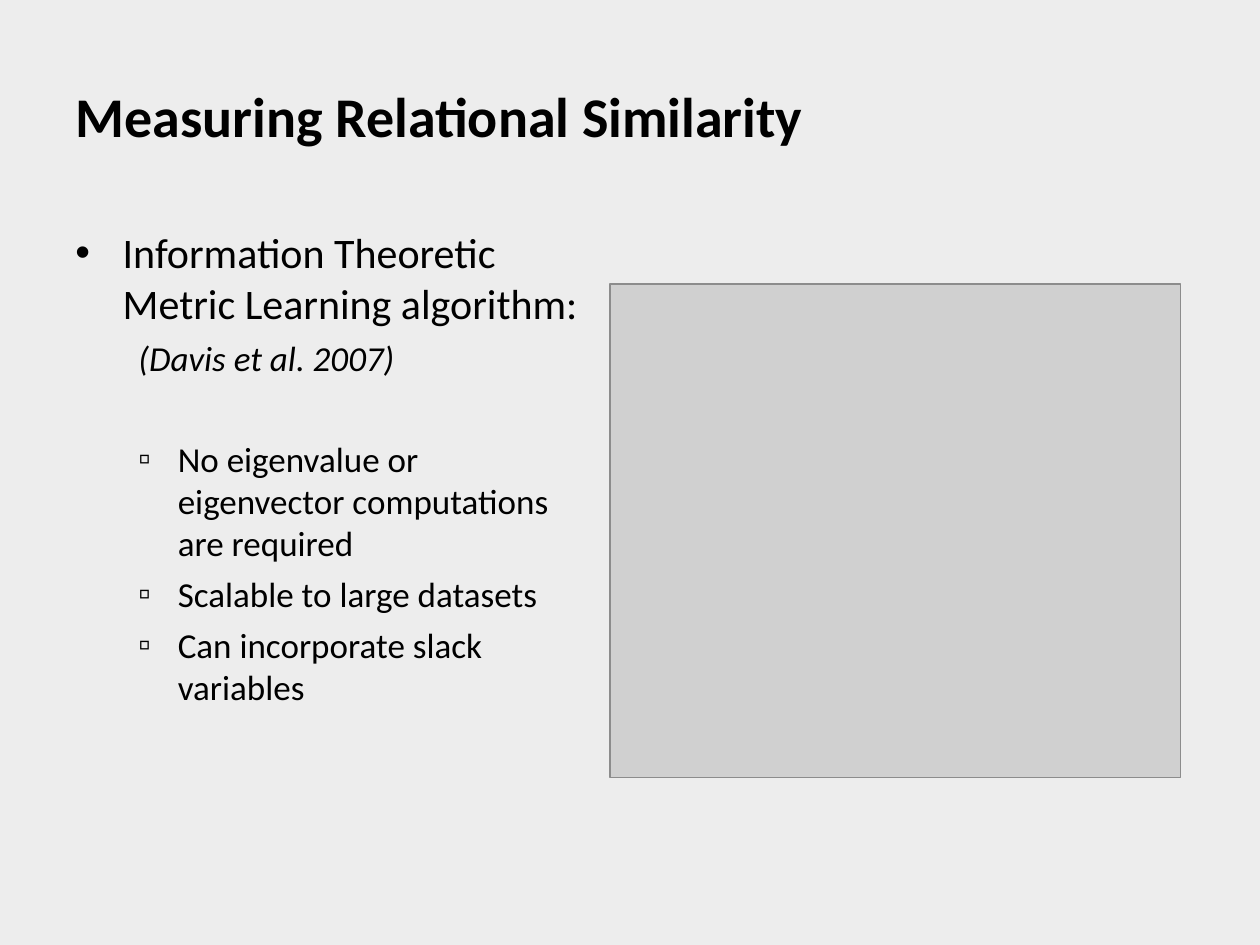
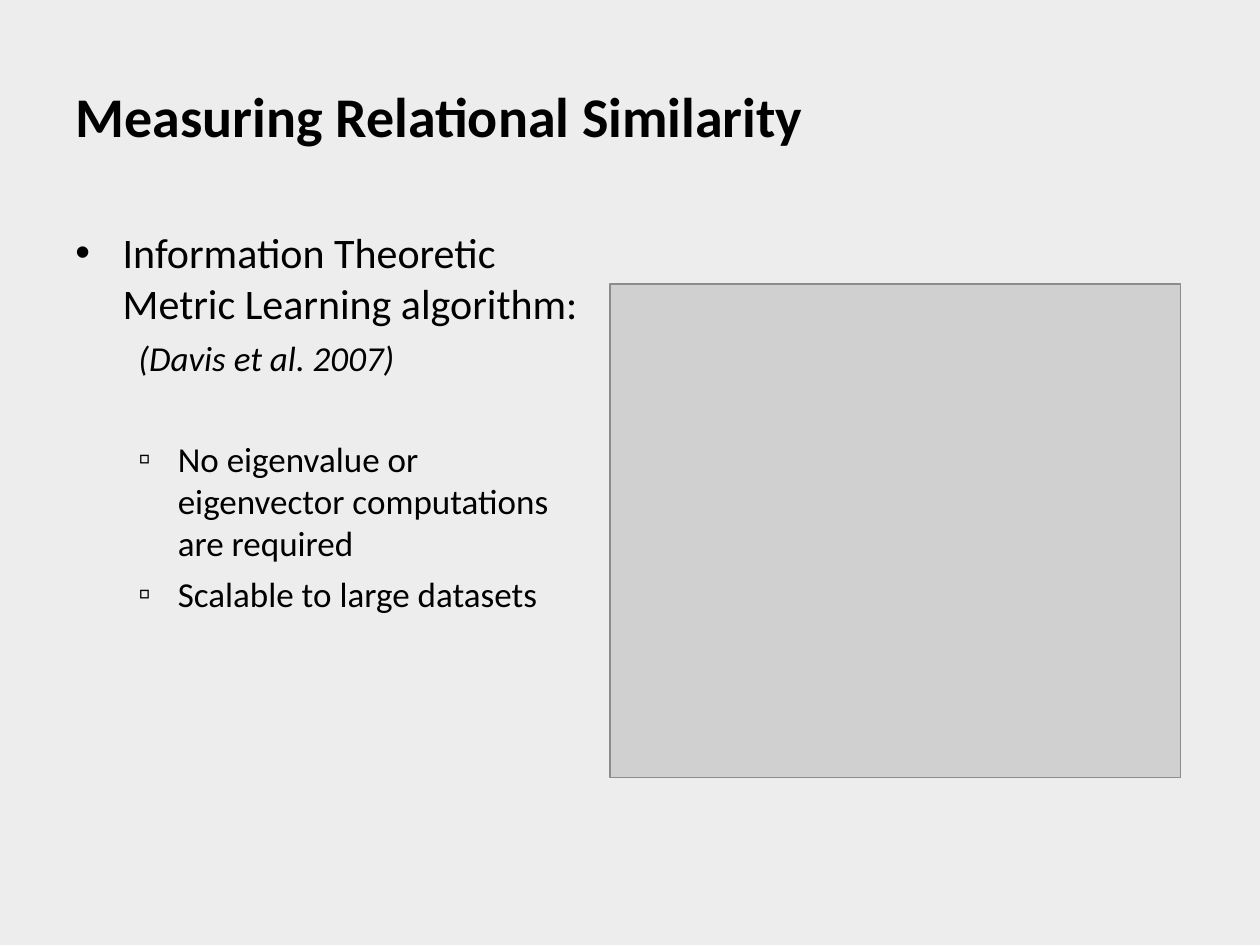
Before and after one commit to henriquekano/horie-dev, a slide deck: slide 15 of 2009.2 ウェブ工学/Relational Similarity.ppt. Drawn at 1260x945 pixels with LibreOffice and Linux fonts; fonts in the diff are those of the drawing; grey boxes stand for pictures; background and template pictures are left out. Boxes give left, top, right and bottom in pixels: in the first picture for what was removed or moved away, otherwise in the second. Text is boxed around its words. In the diff, an @@ line names an element or a change of style, - is before the commit and + after.

```diff
--- a/2009.2 ウェブ工学/Relational Similarity.ppt
+++ b/2009.2 ウェブ工学/Relational Similarity.ppt
@@ text at (x1=178, y1=633, x2=482, y2=701): paragraph removed @@
-  ▫ Can incorporate slack variables
```
Also in this commit, not shown: 10 other slides changed.
